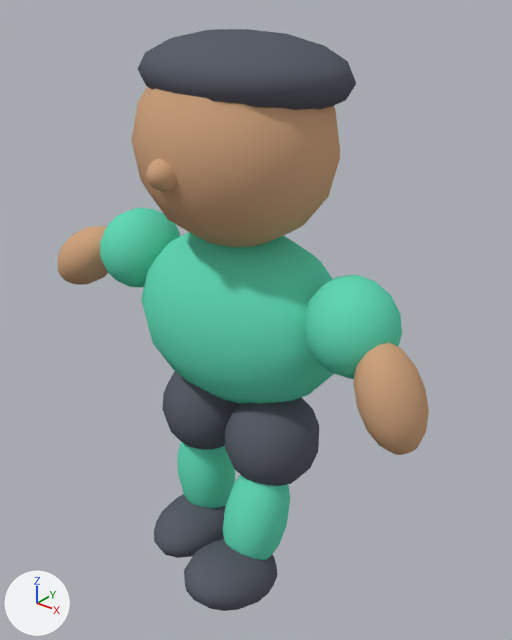
The Blender file art/pawn-motion.blend as it was, and as the next commit left it.
Before and after are seen from a 50 mm lens placed at (3.72, -4.4, 5.78), pointed at (0.1, 0.13, 2.97). Every picture has the same lights, and +X, +Y and +Z are marked at lower left. The first picture is the older version. Both versions are drawn at frame 171 of the action 'Right legAction'; the numbers are the values there.
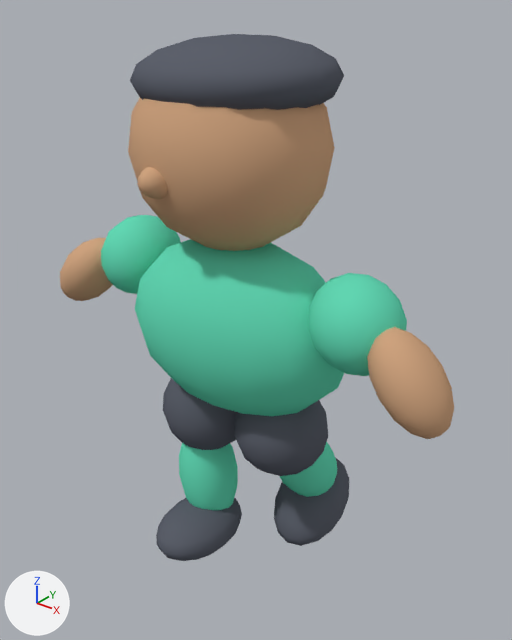
Not drawn themselves, but carrying or shaping drawn objects: ob_torso, ob_head, ob_left_arm, ob_right_arm, ob_left_leg, ob_right_leg.

Scene script edits in JSON lines:
```json
{"op": "set", "path": "ob_torso.location", "old": "(0.0, 0.0, 2.144)", "new": "(0.0, 0.0, 2.108)"}
{"op": "set", "path": "ob_torso.rotation_euler", "old": "(-0.0797, -0.0256, 0.0825)", "new": "(0.0778, 0.0622, 0.158)", "note": "degrees (-4.6, -1.5, 4.7) -> degrees (4.5, 3.6, 9.1)"}
{"op": "set", "path": "ob_head.location", "old": "(0.0, 0.0, 3.934)", "new": "(0.0, 0.0, 3.898)"}
{"op": "set", "path": "ob_head.rotation_euler", "old": "(-0.0314, 0.022, -0.0729)", "new": "(0.00899, -0.0421, -0.137)", "note": "degrees (-1.8, 1.3, -4.2) -> degrees (0.5, -2.4, -7.8)"}
{"op": "set", "path": "ob_left_arm.location", "old": "(-0.96, 0.0, 3.414)", "new": "(-0.96, 0.0, 3.378)"}
{"op": "set", "path": "ob_left_arm.rotation_euler", "old": "(0.303, 0.916, 0.311)", "new": "(0.0915, 0.791, 0.141)", "note": "degrees (17, 52, 18) -> degrees (5.2, 45, 8.1)"}
{"op": "set", "path": "ob_right_arm.location", "old": "(0.96, 0.0, 3.414)", "new": "(0.96, 0.0, 3.378)"}
{"op": "set", "path": "ob_right_arm.rotation_euler", "old": "(-0.101, -0.408, 0.156)", "new": "(-0.155, -0.67, 0.238)", "note": "degrees (-5.8, -23, 8.9) -> degrees (-8.9, -38, 14)"}
{"op": "set", "path": "ob_left_leg.rotation_euler", "old": "(-0.000212, -0.0942, 0.00276)", "new": "(-0.0195, -0.139, 0.00221)", "note": "degrees (0, -5.4, 0.2) -> degrees (-1.1, -8, 0.1)"}
{"op": "set", "path": "ob_right_leg.rotation_euler", "old": "(-0.305, 0.0192, -0.0454)", "new": "(0.631, 0.046, 0.0298)", "note": "degrees (-17, 1.1, -2.6) -> degrees (36, 2.6, 1.7)"}
```

Where the change shows, as pixel boxes (x1, y1, x2, y2) in the pictures (512 x 640 px):
```json
{"object": "Sphere", "change": "moved, turned", "before": [141, 232, 333, 404], "after": [135, 239, 344, 416]}
{"object": "Sphere.001", "change": "moved, turned", "before": [131, 87, 340, 247], "after": [128, 98, 335, 251]}
{"object": "Sphere.002", "change": "moved, turned", "before": [138, 29, 356, 110], "after": [130, 34, 344, 110]}
{"object": "Sphere.010", "change": "moved, turned", "before": [353, 342, 429, 455], "after": [367, 327, 454, 439]}
{"object": "Sphere.013", "change": "turned", "before": [184, 539, 278, 611], "after": [274, 457, 349, 546]}
{"object": "Sphere.009", "change": "moved, turned", "before": [304, 275, 402, 379], "after": [308, 273, 407, 376]}
{"object": "Sphere.011", "change": "turned", "before": [225, 397, 319, 486], "after": [234, 400, 328, 476]}
{"object": "Sphere.012", "change": "turned", "before": [223, 474, 290, 560], "after": [280, 442, 337, 497]}
{"object": "Sphere.004", "change": "moved, turned", "before": [100, 207, 180, 287], "after": [101, 215, 181, 294]}
{"object": "Sphere.008", "change": "turned", "before": [154, 494, 226, 558], "after": [156, 498, 242, 561]}
{"object": "Sphere.006", "change": "turned", "before": [162, 371, 238, 449], "after": [163, 378, 237, 450]}
{"object": "Sphere.007", "change": "turned", "before": [177, 442, 235, 508], "after": [179, 443, 238, 510]}
{"object": "Sphere.005", "change": "moved, turned", "before": [57, 226, 108, 285], "after": [60, 237, 113, 301]}
{"object": "Sphere.003", "change": "moved, turned", "before": [146, 159, 176, 192], "after": [137, 167, 167, 199]}
```
